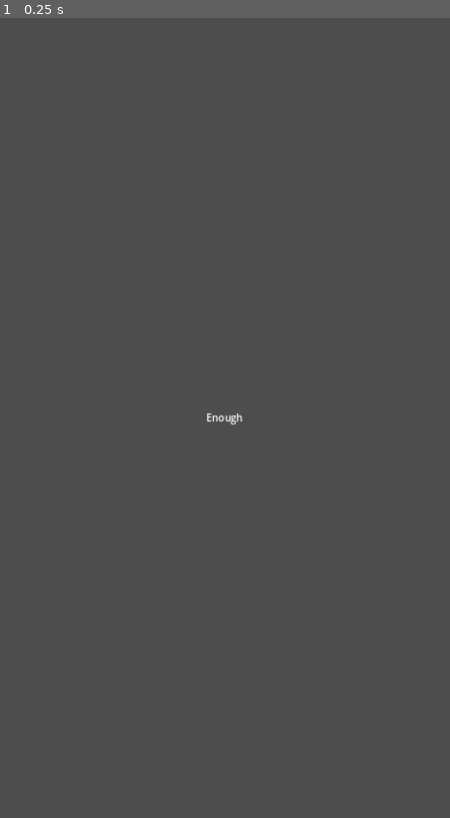
Above: before the commit, frame 1.
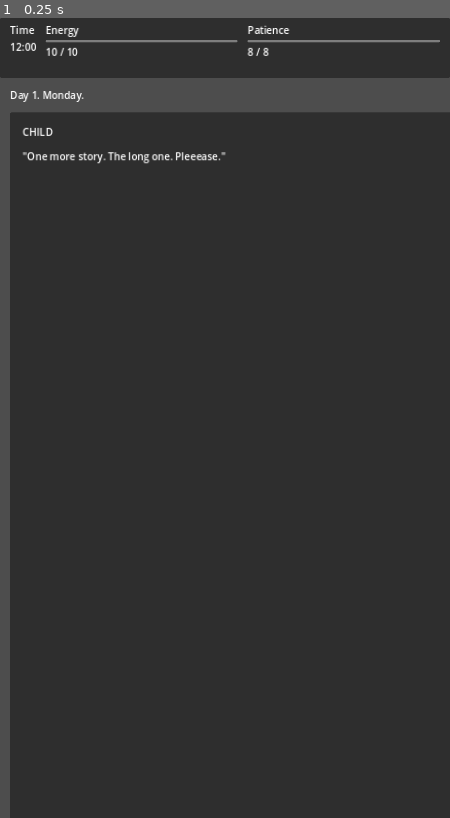
Above: after the commit, the same moment.

Repository: divyangchauhan/parenting-sim
Game: Godot game, scene res://scenes/Boot.tscn
Two runs of this game, one before a commit and one after it. Both use one fixed random seed, a clock stepped at 60 frames per second and the inputs below.
Inputs:
- Up to frame 1 (0.25 s): no input

The runs differ from the first frame. In frame 1, 93% of the frame differs, in the area x 0-100%, y 0-100%.

Commit message:
PR-03+04: playable day loop (DayShift queue + MetersHUD + Card choice system) with AUTOPLAY headless harness

Diff:
--- /dev/null
+++ b/game/scenes/Autoplayer.gd
@@ -0,0 +1,89 @@
+extends Node
+## Autoplayer — headless end-to-end harness driver (test scaffolding only).
+##
+## Gated behind the AUTOPLAY=1 env var and never added on the normal play path.
+## It drives the REAL DayShift + Card + autoloads: on each presented card it
+## picks the first enabled response (cheapest fallback / defer if none), chains
+## across all days, and quits 0 once GameState.run_ended() fires. This is the
+## stand-in for a human while there is no display.
+
+## Safety cap: total cards answered across the whole run before we bail (guards
+## against an unexpected non-terminating loop turning into a hung CI job).
+const MAX_TOTAL_ACTIONS := 2000
+
+var _dayshift: Node = null
+var _days_completed := 0
+var _actions := 0
+var _run_ended := false
+
+
+## Connect to `dayshift` BEFORE it enters the tree, so we catch the very first
+## card it presents in its _ready(). `dayshift` need not be in the tree yet —
+## signal connections are valid pre-_ready.
+func start_pending(dayshift: Node) -> void:
+	_dayshift = dayshift
+	_dayshift.card_presented.connect(_on_card_presented)
+	_dayshift.day_finished.connect(_on_day_finished)
+	GameState.run_ended.connect(_on_run_ended)
+
+
+func _on_card_presented(card_node) -> void:
+	# Defer to the next idle frame so DayShift has fully settled the card, then
+	# act. call_deferred keeps us off the signal's own call stack.
+	call_deferred("_act_on_card", card_node)
+
+
+func _act_on_card(card_node) -> void:
+	if not is_instance_valid(card_node):
+		return
+
+	_actions += 1
+	if _actions > MAX_TOTAL_ACTIONS:
+		push_error("AUTOPLAY: exceeded MAX_TOTAL_ACTIONS — aborting.")
+		get_tree().quit(1)
+		return
+
+	var button := _first_enabled_button(card_node)
+	if button != null:
+		button.pressed.emit()
+	else:
+		# Nothing affordable/ungated: defer the card so the day can still drain.
+		card_node.deferred.emit()
+
+
+## Find the first non-disabled response Button under the card, or null.
+func _first_enabled_button(card_node) -> Button:
+	for response_box in _find_response_buttons(card_node):
+		if response_box is Button and not response_box.disabled:
+			return response_box
+	return null
+
+
+## Collect every response Button the card built (excludes the defer button,
+## which lives outside the Responses container).
+func _find_response_buttons(card_node) -> Array:
+	var found: Array = []
+	var box: Node = card_node.get_node_or_null("%Responses")
+	if box != null:
+		for child in box.get_children():
+			if child is Button:
+				found.append(child)
+	return found
+
+
+func _on_day_finished(day: int) -> void:
+	_days_completed += 1
+	if _run_ended:
+		_finish()
+		return
+	# Chain straight into the next day's shift on the same DayShift node.
+	_dayshift.call_deferred("start_shift")
+
+
+func _on_run_ended() -> void:
+	_run_ended = true
+
+
+func _finish() -> void:
+	print("AUTOPLAY: completed %d days, run ended" % _days_completed)
+	get_tree().quit(0)
--- a/game/scenes/Boot.gd
+++ b/game/scenes/Boot.gd
@@ -1,10 +1,47 @@
 extends Control
-## Boot — temporary launch screen. Confirms the project boots and autoloads load.
-## Replaced by the real Boot → MainMenu flow in PR-08.
+## Boot — temporary launch screen. Confirms the project boots and autoloads load,
+## then starts a real run by switching to DayShift. Replaced by the full
+## Boot -> MainMenu flow in PR-08.
+##
+## Three launch modes:
+##   - AUTOPLAY=1 headless : start a run and let Autoplayer drive it end to end.
+##   - plain headless (CI) : print boot OK and quit 0 WITHOUT autoplaying.
+##   - normal (display)    : start a run and switch to the playable DayShift.
+
+const DAYSHIFT_SCENE := "res://scenes/DayShift.tscn"
+const AUTOPLAYER_SCRIPT := preload("res://scenes/Autoplayer.gd")
+
 
 func _ready() -> void:
 	print("Enough — boot OK. Autoloads: GameState, EventDeck, SaveManager, AudioManager, Haptics.")
-	# In headless/CI we just want a clean import + ready, then quit gracefully.
+
+	if OS.get_environment("AUTOPLAY") == "1":
+		await _start_autoplay()
+		return
+
+	# Headless CI smoke: clean import + ready, then quit. No autoplay.
 	if DisplayServer.get_name() == "headless":
 		await get_tree().process_frame
 		get_tree().quit(0)
+		return
+
+	# Normal play: launch straight into a fresh, playable day.
+	GameState.new_run()
+	get_tree().change_scene_to_file(DAYSHIFT_SCENE)
+
+
+## Drive the real DayShift + Card + autoloads headlessly to completion.
+func _start_autoplay() -> void:
+	# Wait one frame so the root is no longer busy setting up Boot's subtree
+	# before we parent the harness nodes onto it.
+	await get_tree().process_frame
+
+	GameState.new_run()
+
+	var dayshift: Node = load(DAYSHIFT_SCENE).instantiate()
+	var autoplayer: Node = AUTOPLAYER_SCRIPT.new()
+	# Add the autoplayer first, then wire it to DayShift's signals BEFORE
+	# DayShift enters the tree, so we catch the very first card it presents.
+	get_tree().root.add_child(autoplayer)
+	autoplayer.start_pending(dayshift)
+	get_tree().root.add_child(dayshift)
--- /dev/null
+++ b/game/scenes/Card.gd
@@ -0,0 +1,112 @@
+extends PanelContainer
+## Card — a single request card with its response buttons.
+##
+## Per ARCHITECTURE.md this node holds NO business logic. It renders the card
+## Dictionary it is handed and emits the player's *intent* — which response was
+## chosen, or that the card was deferred. Resolving that intent (spending cost,
+## applying effects, queue management) is DayShift's / GameState's job.
+##
+## The only state it consults is GameState's gating queries, used purely to
+## decide whether a response button is shown disabled. A gated-but-visible warm
+## option is deliberate: the player should *see* the kind choice they can't
+## currently afford.
+##
+## Visuals are minimal/neutral now (PR-09 brings the Theme). Nodes are named and
+## response buttons carry a `tone`/`source` hint via meta + theme_type_variation
+## so they can be themed later without code changes.
+
+## Emitted when the player picks a response. Payload is the raw response Dict.
+signal chosen(response: Dictionary)
+
+## Emitted when the player defers the card ("Not now").
+signal deferred()
+
+## Enter/exit animation tunables (subtle juice; DayShift awaits play_exit()).
+const ENTER_TIME := 0.18
+const EXIT_TIME := 0.16
+const ENTER_OFFSET := 24.0
+
+@onready var _source_tag: Label = %SourceTag
+@onready var _prompt: Label = %Prompt
+@onready var _responses_box: VBoxContainer = %Responses
+@onready var _defer_button: Button = %DeferButton
+
+
+func _ready() -> void:
+	_defer_button.pressed.connect(_on_defer_pressed)
+
+
+## Render `card` (shape per content/schema.md) and build its response buttons.
+func setup(card: Dictionary) -> void:
+	var source := String(card.get("source", ""))
+	_source_tag.text = source.to_upper()
+	# Themeable-by-source hook: PR-09 can style per source via this variation.
+	_source_tag.theme_type_variation = &"SourceTag_%s" % source
+
+	_prompt.text = String(card.get("prompt", ""))
+
+	for child in _responses_box.get_children():
+		child.queue_free()
+
+	var responses: Array = card.get("responses", [])
+	for response in responses:
+		_responses_box.add_child(_build_response_button(response))
+
+
+## Build one response button, disabled (greyed, non-interactive) when the
+## response is gated or unaffordable so the option stays visibly present.
+func _build_response_button(response: Dictionary) -> Button:
+	var button := Button.new()
+	button.text = String(response.get("text", ""))
+	button.autowrap_mode = TextServer.AUTOWRAP_WORD_SMART
+	button.size_flags_horizontal = Control.SIZE_EXPAND_FILL
+	button.focus_mode = Control.FOCUS_NONE
+
+	# Themeable-by-tone hook for PR-09.
+	var tone := String(response.get("tone", "neutral"))
+	button.theme_type_variation = &"ResponseButton_%s" % tone
+	button.set_meta("tone", tone)
+	button.set_meta("response", response)
+
+	var gated := GameState.is_response_gated(response.get("gated_by", {}))
+	var unaffordable := not GameState.can_afford(response.get("cost", {}))
+	button.disabled = gated or unaffordable
+
+	# Intent only — DayShift resolves it.
+	button.pressed.connect(func() -> void: chosen.emit(response))
+	return button
+
+
+## Returns true if every response button is disabled — a fully blocked card the
+## player can only defer. DayShift uses this to avoid dead-ends.
+func all_responses_disabled() -> bool:
+	for child in _responses_box.get_children():
+		if child is Button and not child.disabled:
+			return false
+	return true
+
+
+# ---------------------------------------------------------------------------
+# Enter / exit animation hooks
+# ---------------------------------------------------------------------------
+
+## Subtle slide+fade in. Called by DayShift after the card is added.
+func play_enter() -> void:
+	modulate.a = 0.0
+	position.y += ENTER_OFFSET
+	var tween := create_tween().set_parallel(true)
+	tween.tween_property(self, "modulate:a", 1.0, ENTER_TIME)
+	tween.tween_property(self, "position:y", position.y - ENTER_OFFSET, ENTER_TIME) \
+		.set_trans(Tween.TRANS_SINE).set_ease(Tween.EASE_OUT)
+
+
+## Subtle fade out. Awaited by DayShift before presenting the next card.
+func play_exit() -> void:
+	var tween := create_tween()
+	tween.tween_property(self, "modulate:a", 0.0, EXIT_TIME) \
+		.set_trans(Tween.TRANS_SINE).set_ease(Tween.EASE_IN)
+	await tween.finished
+
+
+func _on_defer_pressed() -> void:
+	deferred.emit()
--- /dev/null
+++ b/game/scenes/Card.tscn
@@ -0,0 +1,46 @@
+[gd_scene load_steps=2 format=3 uid="uid://b0cardenough00000"]
+
+[ext_resource type="Script" path="res://scenes/Card.gd" id="1_card"]
+
+[node name="Card" type="PanelContainer"]
+offset_right = 688.0
+offset_bottom = 360.0
+size_flags_horizontal = 3
+script = ExtResource("1_card")
+
+[node name="Margin" type="MarginContainer" parent="."]
+layout_mode = 2
+theme_override_constants/margin_left = 20
+theme_override_constants/margin_top = 20
+theme_override_constants/margin_right = 20
+theme_override_constants/margin_bottom = 20
+
+[node name="Content" type="VBoxContainer" parent="Margin"]
+layout_mode = 2
+theme_override_constants/separation = 16
+
+[node name="SourceTag" type="Label" parent="Margin/Content"]
+unique_name_in_owner = true
+layout_mode = 2
+text = "CHILD"
+
+[node name="Prompt" type="Label" parent="Margin/Content"]
+unique_name_in_owner = true
+layout_mode = 2
+text = "..."
+autowrap_mode = 2
+
+[node name="Spacer" type="Control" parent="Margin/Content"]
+layout_mode = 2
+size_flags_vertical = 3
+
+[node name="Responses" type="VBoxContainer" parent="Margin/Content"]
+unique_name_in_owner = true
+layout_mode = 2
+theme_override_constants/separation = 8
+
+[node name="DeferButton" type="Button" parent="Margin/Content"]
+unique_name_in_owner = true
+layout_mode = 2
+focus_mode = 0
+text = "Not now"
--- /dev/null
+++ b/game/scenes/DayShift.gd
@@ -0,0 +1,218 @@
+extends Control
+## DayShift — the core loop screen. Owns the live day queue.
+##
+## On start it asks GameState to open the day and EventDeck for the day's
+## eligible cards, then presents them one at a time. It is the *only* owner of
+## the runtime queue: consumption, deferral re-surfacing, and inserting deferred
+## consequence follow-ups all happen here. Cards render data and emit intent;
+## GameState resolves the numbers. DayShift sits between them.
+##
+## The day ends when the clock runs out (GameState.time <= 0) or the queue
+## empties. Routing to the interstitial / ending screens is a later PR — there
+## is a clearly marked TODO hook for that transition.
+
+## Emitted once the day's loop has finished and GameState.end_day() has run.
+signal day_finished(day: int)
+
+## Emitted each time a Card is presented, with the live Card node. The headless
+## autoplayer connects to this to drive choices; normal play ignores it.
+signal card_presented(card_node)
+
+## How many slots ahead of the front a follow-up consequence is inserted.
+const FOLLOWUP_INSERT_OFFSET := 2
+
+## A card may be deferred at most this many times; after that it is forced to
+## the front and must be answered, so deferral can never loop forever.
+const MAX_DEFERS_PER_CARD := 2
+
+const CARD_SCENE := preload("res://scenes/Card.tscn")
+
+## Day-1 = Monday weekday labels for the day-open frame line.
+const WEEKDAYS := ["Monday", "Tuesday", "Wednesday", "Thursday",
+	"Friday", "Saturday", "Sunday"]
+
+@onready var _day_label: Label = %DayLabel
+@onready var _card_container: Control = %CardContainer
+
+## Live queue of card Dictionaries for the current day (front = next up).
+var _queue: Array = []
+
+## Card ids already seen/answered this day (so follow-ups don't re-fire).
+var _seen_ids: Dictionary = {}
+
+## Card ids currently sitting in _queue (cheap membership / dedup check).
+var _queued_ids: Dictionary = {}
+
+## id -> times deferred this day, to enforce MAX_DEFERS_PER_CARD.
+var _defer_counts: Dictionary = {}
+
+## The card node on screen right now (null between cards).
+var _current_card: Node = null
+
+## Guards re-entrancy while a card is animating out / the next is spawning.
+var _advancing := false
+
+var _day_over := false
+
+
+func _ready() -> void:
+	GameState.run_ended.connect(_on_run_ended)
+	start_shift()
+
+
+## Open the day and begin presenting its queue. Public so a future menu / the
+## autoplay harness can (re)start a shift explicitly.
+func start_shift() -> void:
+	GameState.start_day()
+
+	_queue = EventDeck.build_day_queue(GameState.day)
+	_seen_ids.clear()
+	_queued_ids.clear()
+	_defer_counts.clear()
+	_day_over = false
+
+	for card in _queue:
+		_queued_ids[String(card.get("id", ""))] = true
+
+	_update_day_label()
+	_present_next()
+
+
+func _update_day_label() -> void:
+	var weekday: String = WEEKDAYS[(GameState.day - 1) % WEEKDAYS.size()]
+	_day_label.text = "Day %d. %s." % [GameState.day, weekday]
+
+
+# ---------------------------------------------------------------------------
+# Presenting cards
+# ---------------------------------------------------------------------------
+
+## Pop the front of the queue and show it, or end the day if there's nothing
+## left / the clock is spent.
+func _present_next() -> void:
+	if _day_over:
+		return
+
+	if GameState.time <= 0 or _queue.is_empty():
+		_finish_day()
+		return
+
+	var card: Dictionary = _queue.pop_front()
+	_queued_ids.erase(String(card.get("id", "")))
+
+	var card_node: Node = CARD_SCENE.instantiate()
+	_card_container.add_child(card_node)
+	# CardContainer is a plain Control, so size the card to fill it ourselves.
+	if card_node is Control:
+		(card_node as Control).set_anchors_and_offsets_preset(Control.PRESET_FULL_RECT)
+	_current_card = card_node
+
+	card_node.setup(card)
+	card_node.chosen.connect(_on_card_chosen.bind(card))
+	card_node.deferred.connect(_on_card_deferred.bind(card))
+
+	if card_node.has_method("play_enter"):
+		card_node.play_enter()
+
+	card_presented.emit(card_node)
+
+
+# ---------------------------------------------------------------------------
+# Intent handlers
+# ---------------------------------------------------------------------------
+
+func _on_card_chosen(response: Dictionary, card: Dictionary) -> void:
+	if _advancing:
+		return
+	_advancing = true
+
+	GameState.apply_response(response)
+	_seen_ids[String(card.get("id", ""))] = true
+
+	_maybe_enqueue_followup(response)
+
+	await _dismiss_current()
+	_advancing = false
+	_present_next()
+
+
+func _on_card_deferred(card: Dictionary) -> void:
+	if _advancing:
+		return
+	_advancing = true
+
+	var id := String(card.get("id", ""))
+	_defer_counts[id] = int(_defer_counts.get(id, 0)) + 1
+
+	if _defer_counts[id] <= MAX_DEFERS_PER_CARD:
+		# Re-surface later: push to the back of the queue.
+		_queue.push_back(card)
+		_queued_ids[id] = true
+	else:
+		# Forced to the front; it must be answered next. (We still present a
+		# fresh next card here; on its turn the player can't defer past the cap
+		# because we re-front it.)
+		_queue.push_front(card)
+		_queued_ids[id] = true
+
+	await _dismiss_current()
+	_advancing = false
+	_present_next()
+
+
+## Insert a deferred-consequence follow-up a few slots in, if it exists and
+## hasn't already been seen or queued this day.
+func _maybe_enqueue_followup(response: Dictionary) -> void:
+	var followup := String(response.get("followup", ""))
+	if followup.is_empty():
+		return
+	if not EventDeck.has_card(followup):
+		return
+	if _seen_ids.has(followup) or _queued_ids.has(followup):
+		return
+
+	var card := EventDeck.get_card(followup)
+	if card.is_empty():
+		return
+
+	var insert_at: int = mini(FOLLOWUP_INSERT_OFFSET, _queue.size())
+	_queue.insert(insert_at, card)
+	_queued_ids[followup] = true
+
+
+## Animate the current card out (if it supports it) and free it.
+func _dismiss_current() -> void:
+	if _current_card == null:
+		return
+	var card := _current_card
+	_current_card = null
+	if card.has_method("play_exit"):
+		await card.play_exit()
+	card.queue_free()
+
+
+# ---------------------------------------------------------------------------
+# Day / run boundaries
+# ---------------------------------------------------------------------------
+
+func _finish_day() -> void:
+	if _day_over:
+		return
+	_day_over = true
+
+	var finished_day := GameState.day
+	GameState.end_day()
+
+	print("Day %d done. Energy %d/%d, Patience %d/%d." % [
+		finished_day, GameState.energy, GameState.MAX_ENERGY,
+		GameState.patience, GameState.MAX_PATIENCE])
+
+	day_finished.emit(finished_day)
+
+	# TODO(PR-06/07): route here to the Interstitial for this day, then the next
+	# DayShift, and to the Ending screen once run_ended() fires. For now we just
+	# stop after emitting day_finished (the autoplay harness chains days itself).
+
+
+func _on_run_ended() -> void:
+	print("run ended")
--- /dev/null
+++ b/game/scenes/DayShift.tscn
@@ -0,0 +1,42 @@
+[gd_scene load_steps=3 format=3 uid="uid://b0dayshiftenough0"]
+
+[ext_resource type="Script" path="res://scenes/DayShift.gd" id="1_dayshift"]
+[ext_resource type="PackedScene" uid="uid://b0meterhudenough0" path="res://scenes/MetersHUD.tscn" id="2_metershud"]
+
+[node name="DayShift" type="Control"]
+layout_mode = 3
+anchors_preset = 15
+anchor_right = 1.0
+anchor_bottom = 1.0
+grow_horizontal = 2
+grow_vertical = 2
+script = ExtResource("1_dayshift")
+
+[node name="Margin" type="MarginContainer" parent="."]
+layout_mode = 1
+anchors_preset = 15
+anchor_right = 1.0
+anchor_bottom = 1.0
+grow_horizontal = 2
+grow_vertical = 2
+theme_override_constants/margin_left = 16
+theme_override_constants/margin_top = 112
+theme_override_constants/margin_right = 16
+theme_override_constants/margin_bottom = 16
+
+[node name="Column" type="VBoxContainer" parent="Margin"]
+layout_mode = 2
+theme_override_constants/separation = 16
+
+[node name="DayLabel" type="Label" parent="Margin/Column"]
+unique_name_in_owner = true
+layout_mode = 2
+text = "Day 1. Monday."
+
+[node name="CardContainer" type="Control" parent="Margin/Column"]
+unique_name_in_owner = true
+layout_mode = 2
+size_flags_vertical = 3
+
+[node name="MetersHUD" parent="." instance=ExtResource("2_metershud")]
+layout_mode = 1
--- /dev/null
+++ b/game/scenes/MetersHUD.gd
@@ -0,0 +1,53 @@
+extends Control
+## MetersHUD — pure view of the run's visible resources.
+##
+## Shows Time (a clock/countdown readout) plus Energy and Patience as labeled
+## bars. Subscribes to GameState.resources_changed and reflects it; it holds no
+## game state of its own and exposes no API beyond being a passive view.
+##
+## Visuals are intentionally minimal/neutral now — the real Theme arrives in
+## PR-09. Every meaningful node is named so it can be themed later without
+## touching this script.
+
+## Duration of the smooth fill tween when a bar changes (seconds). Subtle juice.
+const BAR_TWEEN_TIME := 0.25
+
+@onready var _time_value: Label = %TimeValue
+@onready var _energy_bar: ProgressBar = %EnergyBar
+@onready var _patience_bar: ProgressBar = %PatienceBar
+@onready var _energy_value: Label = %EnergyValue
+@onready var _patience_value: Label = %PatienceValue
+
+## Active tweens kept so a rapid second change cancels the first cleanly.
+var _energy_tween: Tween
+var _patience_tween: Tween
+
+
+func _ready() -> void:
+	_energy_bar.max_value = GameState.MAX_ENERGY
+	_patience_bar.max_value = GameState.MAX_PATIENCE
+
+	GameState.resources_changed.connect(_on_resources_changed)
+
+	# Reflect the current state immediately (we may have missed the first emit).
+	_on_resources_changed(GameState.time, GameState.energy, GameState.patience)
+
+
+func _on_resources_changed(time: int, energy: int, patience: int) -> void:
+	_time_value.text = "%d:00" % time
+
+	_energy_value.text = "%d / %d" % [energy, GameState.MAX_ENERGY]
+	_patience_value.text = "%d / %d" % [patience, GameState.MAX_PATIENCE]
+
+	_energy_tween = _tween_bar(_energy_bar, _energy_tween, energy)
+	_patience_tween = _tween_bar(_patience_bar, _patience_tween, patience)
+
+
+## Smoothly animate `bar` to `target`, replacing any in-flight tween.
+func _tween_bar(bar: ProgressBar, existing: Tween, target: float) -> Tween:
+	if existing != null and existing.is_valid():
+		existing.kill()
+	var tween := create_tween()
+	tween.tween_property(bar, "value", target, BAR_TWEEN_TIME) \
+		.set_trans(Tween.TRANS_SINE).set_ease(Tween.EASE_OUT)
+	return tween
--- /dev/null
+++ b/game/scenes/MetersHUD.tscn
@@ -0,0 +1,87 @@
+[gd_scene load_steps=2 format=3 uid="uid://b0meterhudenough0"]
+
+[ext_resource type="Script" path="res://scenes/MetersHUD.gd" id="1_metershud"]
+
+[node name="MetersHUD" type="Control"]
+layout_mode = 3
+anchors_preset = 10
+anchor_right = 1.0
+offset_bottom = 96.0
+grow_horizontal = 2
+script = ExtResource("1_metershud")
+
+[node name="Background" type="Panel" parent="."]
+layout_mode = 1
+anchors_preset = 15
+anchor_right = 1.0
+anchor_bottom = 1.0
+grow_horizontal = 2
+grow_vertical = 2
+
+[node name="Margin" type="MarginContainer" parent="."]
+layout_mode = 1
+anchors_preset = 15
+anchor_right = 1.0
+anchor_bottom = 1.0
+grow_horizontal = 2
+grow_vertical = 2
+theme_override_constants/margin_left = 16
+theme_override_constants/margin_top = 8
+theme_override_constants/margin_right = 16
+theme_override_constants/margin_bottom = 8
+
+[node name="Row" type="HBoxContainer" parent="Margin"]
+layout_mode = 2
+theme_override_constants/separation = 16
+
+[node name="TimeBlock" type="VBoxContainer" parent="Margin/Row"]
+layout_mode = 2
+
+[node name="TimeLabel" type="Label" parent="Margin/Row/TimeBlock"]
+layout_mode = 2
+text = "Time"
+
+[node name="TimeValue" type="Label" parent="Margin/Row/TimeBlock"]
+unique_name_in_owner = true
+layout_mode = 2
+text = "12:00"
+
+[node name="EnergyBlock" type="VBoxContainer" parent="Margin/Row"]
+layout_mode = 2
+size_flags_horizontal = 3
+
+[node name="EnergyLabel" type="Label" parent="Margin/Row/EnergyBlock"]
+layout_mode = 2
+text = "Energy"
+
+[node name="EnergyBar" type="ProgressBar" parent="Margin/Row/EnergyBlock"]
+unique_name_in_owner = true
+layout_mode = 2
+max_value = 10.0
+value = 10.0
+show_percentage = false
+
+[node name="EnergyValue" type="Label" parent="Margin/Row/EnergyBlock"]
+unique_name_in_owner = true
+layout_mode = 2
+text = "10 / 10"
+
+[node name="PatienceBlock" type="VBoxContainer" parent="Margin/Row"]
+layout_mode = 2
+size_flags_horizontal = 3
+
+[node name="PatienceLabel" type="Label" parent="Margin/Row/PatienceBlock"]
+layout_mode = 2
+text = "Patience"
+
+[node name="PatienceBar" type="ProgressBar" parent="Margin/Row/PatienceBlock"]
+unique_name_in_owner = true
+layout_mode = 2
+max_value = 8.0
+value = 8.0
+show_percentage = false
+
+[node name="PatienceValue" type="Label" parent="Margin/Row/PatienceBlock"]
+unique_name_in_owner = true
+layout_mode = 2
+text = "8 / 8"
